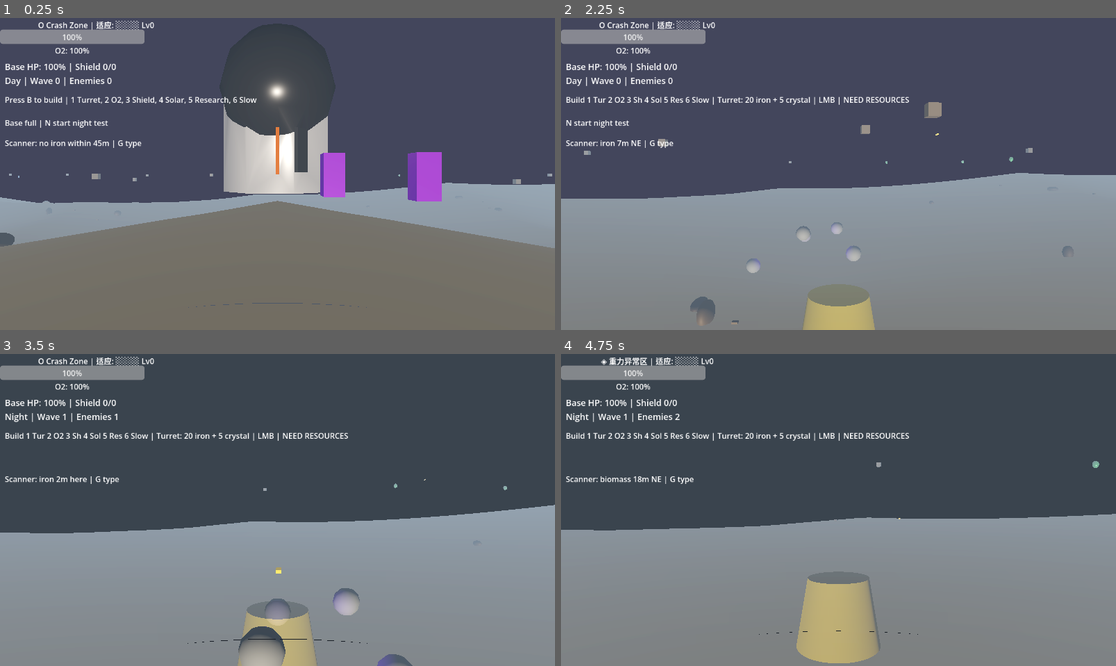
Above: before the commit, frames 1-4 (two rows, left to right).
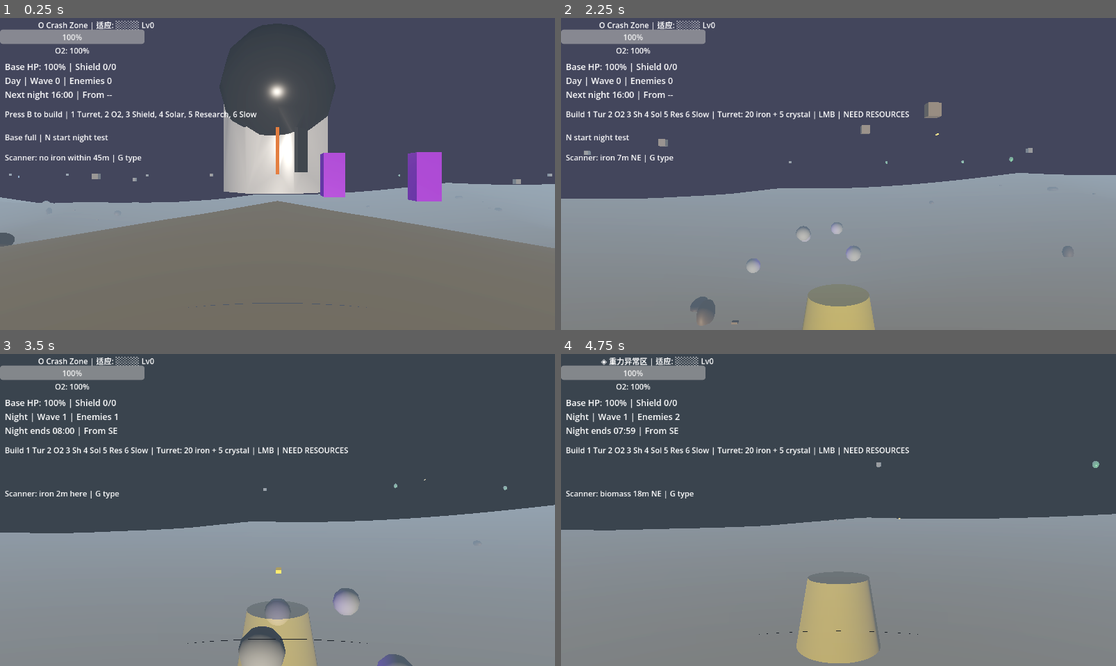
Above: after the commit, the same moments.

Repository: qnctx/star-abyss-game
Game: Godot game, scene res://scenes/main.tscn
Same seed, same stepped clock (60 frames per second), same inputs: the game is played once before the commit and once after it.
Inputs (mouse positions are in pixels of both pictures, inside the frame that each line leads up to):
- Up to frame 1 (0.25 s): no input
- Up to frame 2 (2.25 s): tap B (build_mode) at 0.5, 2 s; move the mouse to (866, 174) at 0.52 s; hold B (build_mode) 0.53-1.28 s; hold W (move_forward) from 0.53 s (still down); click (866, 174) at 0.67 s; tap Space (jump) at 0.77, 1.52 s; move the mouse to (810, 174) at 1.27 s; tap Ctrl (crouch) at 1.35 s; move the mouse to (849, 167) at 2.02 s; hold E (interact) from 2.03 s (still down)
- Up to frame 3 (3.5 s): keep holding W (move_forward); move the mouse to (271, 516) at 2.77 s; release E (interact) at 2.78 s; tap N (night_test) at 2.85 s; click (271, 516) at 2.92 s; tap Space (jump) at 3.02 s
- Up to frame 4 (4.75 s): keep holding W (move_forward); move the mouse to (877, 513) at 3.52 s; tap Z (prone) at 3.6 s; tap Space (jump) at 3.77, 4.52 s; move the mouse to (794, 506) at 4.27 s; tap G (scanner_cycle) at 4.35 s

The runs differ from the first frame. In frame 1, 1.8% of the frame differs, in the area x 0-47%, y 23-47%; in frame 2, 1.9%, in the area x 0-63%, y 23-47%; in frame 3, 1.8%; in frame 4, 1.8%.

Commit message:
Add wave warning HUD

Diff:
--- a/src/scripts/combat_hud.gd
+++ b/src/scripts/combat_hud.gd
@@ -10,24 +10,24 @@
 	mouse_filter = Control.MOUSE_FILTER_IGNORE
 	_status_label = Label.new()
 	_status_label.position = Vector2(10, 88)
-	_status_label.size = Vector2(420, 70)
+	_status_label.size = Vector2(560, 92)
 	_status_label.add_theme_font_size_override("font_size", 18)
 	add_child(_status_label)
 
 	_build_label = Label.new()
-	_build_label.position = Vector2(10, 158)
+	_build_label.position = Vector2(10, 188)
 	_build_label.size = Vector2(920, 48)
 	_build_label.add_theme_font_size_override("font_size", 16)
 	add_child(_build_label)
 
 	_base_label = Label.new()
-	_base_label.position = Vector2(10, 206)
+	_base_label.position = Vector2(10, 236)
 	_base_label.size = Vector2(560, 42)
 	_base_label.add_theme_font_size_override("font_size", 16)
 	add_child(_base_label)
 
 	_scanner_label = Label.new()
-	_scanner_label.position = Vector2(10, 248)
+	_scanner_label.position = Vector2(10, 278)
 	_scanner_label.size = Vector2(560, 32)
 	_scanner_label.add_theme_font_size_override("font_size", 16)
 	add_child(_scanner_label)
@@ -36,6 +36,7 @@
 		GameManager.base_health_changed.connect(_on_base_health_changed)
 		GameManager.base_shield_changed.connect(_on_base_shield_changed)
 		GameManager.wave_spawned.connect(_on_wave_spawned)
+		GameManager.wave_direction_changed.connect(_on_wave_direction_changed)
 		GameManager.enemies_alive_changed.connect(_on_enemies_alive_changed)
 		GameManager.day_started.connect(_refresh)
 		GameManager.night_started.connect(_refresh)
@@ -63,6 +64,10 @@
 	_refresh()
 
 
+func _on_wave_direction_changed(_direction: String) -> void:
+	_refresh()
+
+
 func _on_enemies_alive_changed(_count: int) -> void:
 	_refresh()
 
@@ -77,13 +82,15 @@
 	if not GameManager:
 		return
 	var phase := "Night" if GameManager.is_night else "Day"
-	_status_label.text = "Base HP: %d%% | Shield %d/%d\n%s | Wave %d | Enemies %d" % [
+	_status_label.text = "Base HP: %d%% | Shield %d/%d\n%s | Wave %d | Enemies %d\n%s | From %s" % [
 		roundi(GameManager.base_health),
 		roundi(GameManager.base_shield),
 		roundi(GameManager.max_base_shield),
 		phase,
 		GameManager.wave_number,
-		GameManager.enemies_alive
+		GameManager.enemies_alive,
+		GameManager.get_phase_timer_text(),
+		GameManager.last_wave_direction
 	]
 	_refresh_build_hint()
 	_refresh_base_hint()
--- a/src/scripts/game_manager.gd
+++ b/src/scripts/game_manager.gd
@@ -6,6 +6,7 @@
 signal base_health_changed(health: float)
 signal base_shield_changed(shield: float, max_shield: float)
 signal enemies_alive_changed(count: int)
+signal wave_direction_changed(direction: String)
 
 var is_night: bool = false
 var wave_number: int = 0
@@ -13,7 +14,10 @@
 var base_health: float = 100.0
 var base_shield: float = 0.0
 var max_base_shield: float = 0.0
+var phase_time_remaining: float = 0.0
+var last_wave_direction: String = "--"
 var _cycle_token: int = 0
+var _wave_direction_reported: bool = false
 
 const MAX_BASE_HEALTH: float = 100.0
 const DAY_DURATION: float = 960.0   # 16分钟白天
@@ -31,6 +35,8 @@
 
 
 func _process(delta: float) -> void:
+	phase_time_remaining = maxf(0.0, phase_time_remaining - delta)
+
 	if max_base_shield <= 0.0 or base_shield >= max_base_shield:
 		return
 	base_shield = minf(max_base_shield, base_shield + SHIELD_RECHARGE_RATE * delta)
@@ -43,9 +49,12 @@
 	is_night = false
 	wave_number = 0
 	enemies_alive = 0
+	phase_time_remaining = DAY_DURATION
+	last_wave_direction = "--"
 	enemies_alive_changed.emit(enemies_alive)
 	base_health_changed.emit(base_health)
 	base_shield_changed.emit(base_shield, max_base_shield)
+	wave_direction_changed.emit(last_wave_direction)
 	# Restore daylight environment settings
 	_apply_night_darkening(false)
 	day_started.emit()
@@ -62,6 +71,7 @@
 	_cycle_token += 1
 	var token := _cycle_token
 	is_night = true
+	phase_time_remaining = NIGHT_DURATION
 	wave_number += 1
 	night_started.emit()
 	# Darken environment for night: reduce ambient light and thicken fog
@@ -74,6 +84,7 @@
 
 func spawn_wave():
 	var base_count = ENEMIES_PER_WAVE_BASE + int(wave_number * 0.5)
+	_wave_direction_reported = false
 	wave_spawned.emit(wave_number)
 
 	if is_boss_wave():
@@ -108,6 +119,10 @@
 	var enemy = enemy_scene.instantiate()
 	get_tree().current_scene.add_child(enemy)
 	enemy.global_position = WorldGenerator.get_spawn_position(8.0, 12.0)
+	if not _wave_direction_reported:
+		_wave_direction_reported = true
+		last_wave_direction = _direction_label(WorldGenerator.base_position, enemy.global_position)
+		wave_direction_changed.emit(last_wave_direction)
 	enemies_alive += 1
 	enemies_alive_changed.emit(enemies_alive)
 
@@ -184,6 +199,14 @@
 	return "10 iron + 5 biomass"
 
 
+func get_phase_timer_text() -> String:
+	var total_seconds := ceili(phase_time_remaining)
+	var minutes := int(total_seconds / 60)
+	var seconds := total_seconds % 60
+	var label := "Night ends" if is_night else "Next night"
+	return "%s %02d:%02d" % [label, minutes, seconds]
+
+
 func register_base_shield(amount: float) -> void:
 	max_base_shield += amount
 	base_shield = minf(max_base_shield, base_shield + amount)
@@ -194,6 +217,22 @@
 	max_base_shield = maxf(0.0, max_base_shield - amount)
 	base_shield = minf(base_shield, max_base_shield)
 	base_shield_changed.emit(base_shield, max_base_shield)
+
+
+func _direction_label(from_pos: Vector3, to_pos: Vector3) -> String:
+	var delta := to_pos - from_pos
+	var parts: Array[String] = []
+	if delta.z < -2.0:
+		parts.append("N")
+	elif delta.z > 2.0:
+		parts.append("S")
+	if delta.x > 2.0:
+		parts.append("E")
+	elif delta.x < -2.0:
+		parts.append("W")
+	if parts.is_empty():
+		return "CENTER"
+	return "".join(parts)
 
 
 func spawn_resources():
--- a/src/test_runner.gd
+++ b/src/test_runner.gd
@@ -24,6 +24,7 @@
         _test_inventory_manager()
         _test_base_repair()
         _test_base_shield()
+        _test_wave_warning_status()
         _test_solar_panel_energy()
         _test_research_station()
         _test_resource_scanner()
@@ -312,6 +313,34 @@
         game_manager.max_base_shield = old_max_shield
 
 
+func _test_wave_warning_status() -> void:
+        print("\n[ Wave warning status ]")
+
+        var game_manager = _get_autoload("GameManager")
+        check("GameManager autoload exists", game_manager != null)
+        if not game_manager:
+                return
+
+        var old_is_night: bool = game_manager.is_night
+        var old_remaining: float = game_manager.phase_time_remaining
+        var old_direction: String = game_manager.last_wave_direction
+
+        game_manager.is_night = false
+        game_manager.phase_time_remaining = 61.0
+        check("day timer text shows next night", game_manager.get_phase_timer_text() == "Next night 01:01")
+
+        game_manager.is_night = true
+        game_manager.phase_time_remaining = 5.0
+        check("night timer text shows night end", game_manager.get_phase_timer_text() == "Night ends 00:05")
+
+        var direction: String = game_manager._direction_label(Vector3.ZERO, Vector3(5.0, 0.0, -5.0))
+        check("wave direction label supports compass direction", direction == "NE", direction)
+
+        game_manager.is_night = old_is_night
+        game_manager.phase_time_remaining = old_remaining
+        game_manager.last_wave_direction = old_direction
+
+
 func _test_solar_panel_energy() -> void:
         print("\n[ Solar panel energy ]")
 
Not shown, changed: PROGRESS.md
Not shown, changed: docs/GAME_DESIGN_DOC.md
Not shown, changed: docs/TEST_PLAN.md
Not shown, changed: src/CONTEXT.md
